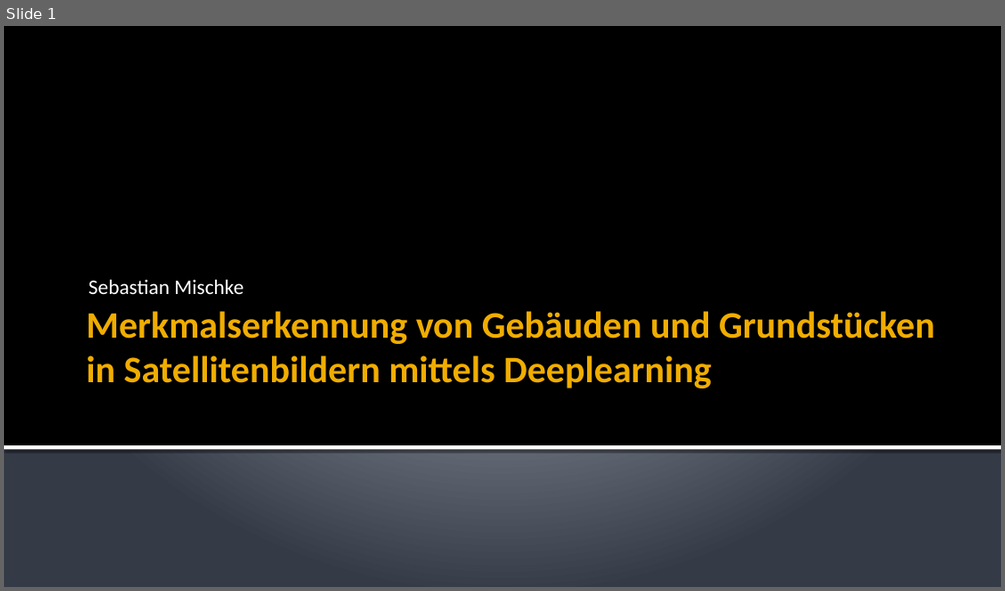
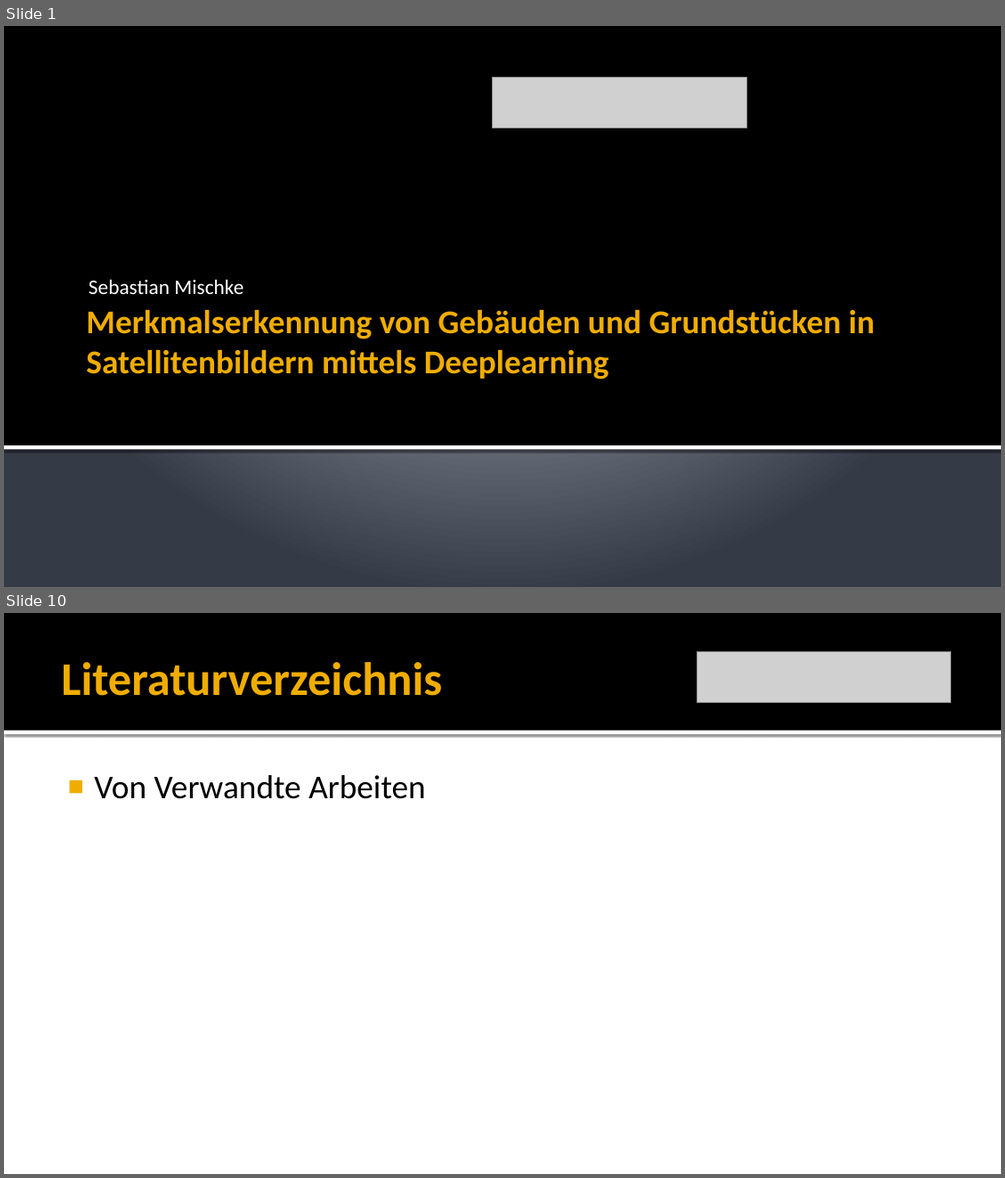
Before and after one commit to Saritus/bachelor-thesis, a slide deck: docs/verteidigung/Verteidigung.pptx. Shown one above the other, each under a label of ours: slide 1 before the commit, slides 1 and 10 after it; the slides between them are not shown. The pictures are 1005x591 and 1005x1178 pixels, drawn with LibreOffice and Linux fonts; fonts in the diff are those of the drawing; grey boxes stand for pictures. Boxes give left, top, right and bottom in pixels: in the first picture for what was removed or moved away, otherwise in the second. Text is boxed around its words. In the diff, an @@ line names an element or a change of style, - is before the commit and + after.

```diff
--- a/docs/verteidigung/Verteidigung.pptx
+++ b/docs/verteidigung/Verteidigung.pptx
@@ slide 10 added at (4, 613, 1001, 1174), background #FFFFFF @@
@@ rectangle added at (4, 613, 1001, 730), fill #000000 @@
@@ title added at (61, 662, 442, 696), 45 pt, text #F0AD00, bold @@
+Literaturverzeichnis
@@ picture added at (696, 651, 951, 702) @@
@@ rectangle added at (4, 730, 1001, 734), fill #FFFFFF @@
@@ text added at (94, 775, 426, 799), 32 pt, text #000000 @@
+■ Von Verwandte Arbeiten
@@ slide 1 changed as well @@
@@ picture added at (493, 77, 746, 127) @@
@@ title "Merkmalserkennung von Gebäuden und Grundstücken ..." at (86, 309, 874, 379): size 36 to 32 pt @@
```
Also in this commit, not shown: 8 other slides added, 1 slide removed.
